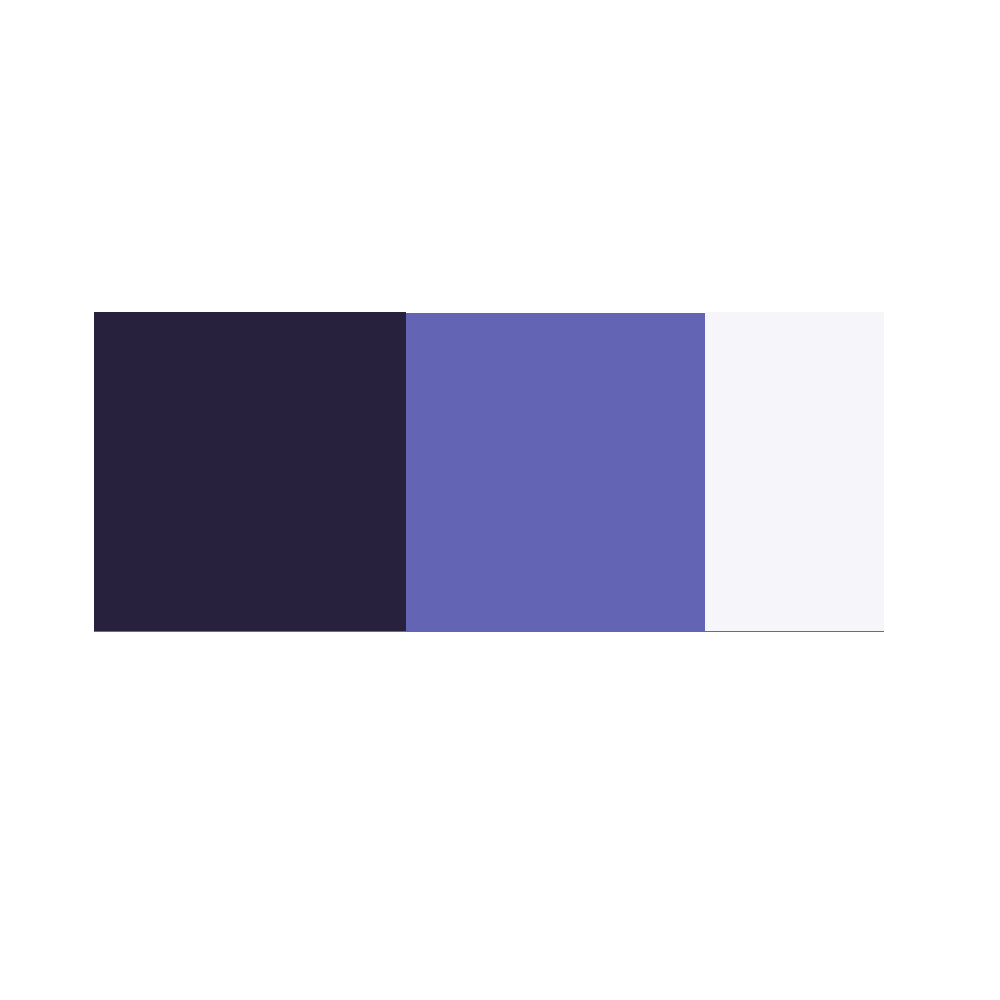
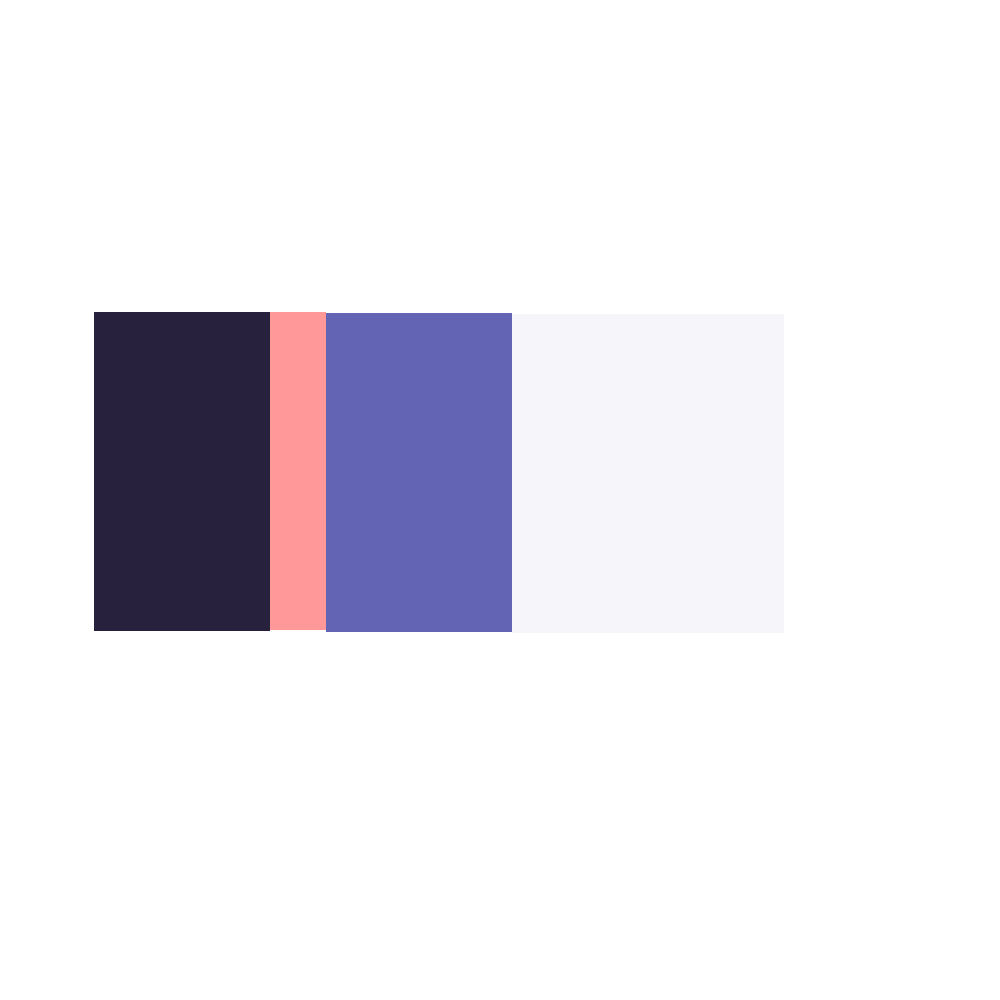
Comparing the layer stacks of the two w=1000, h=1000 images. Changes:
added layer "Rectangle 5" above "Rectangle 4" over [270, 312, 326, 630]
added layer "Rectangle 4" above "Rectangle 3" over [784, 314, 882, 632]
painted on "Rectangle 3" over [512, 312, 884, 633]
painted on "Rectangle 2" over [270, 312, 406, 631]
painted on "Rectangle 1" over [94, 313, 884, 632]
